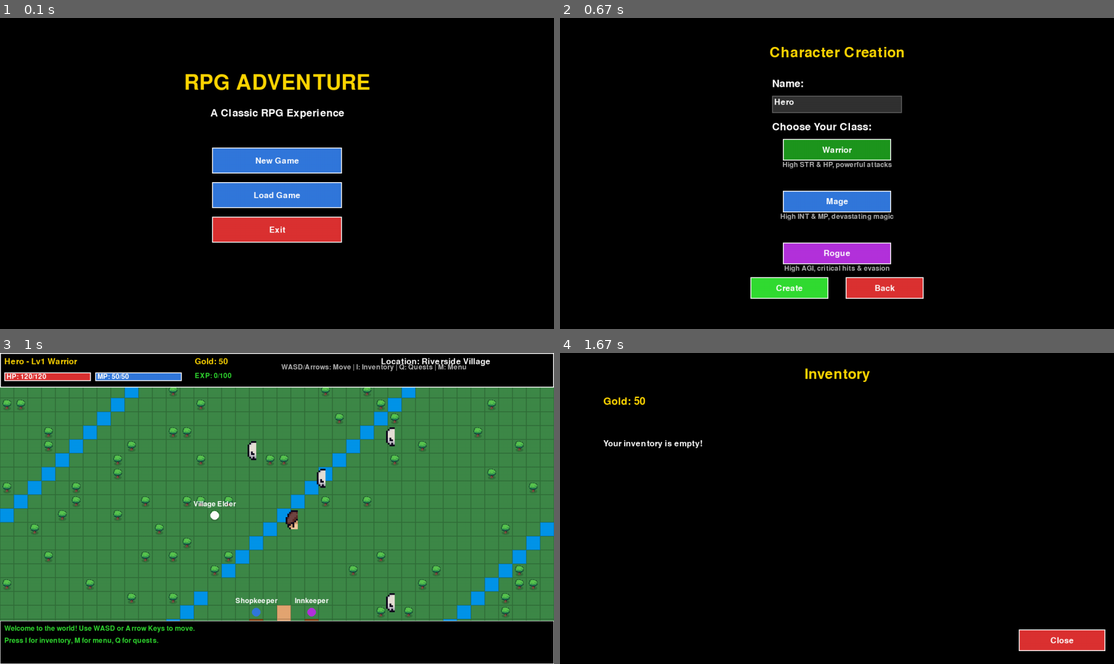
Above: before the commit, frames 1-4 (two rows, left to right).
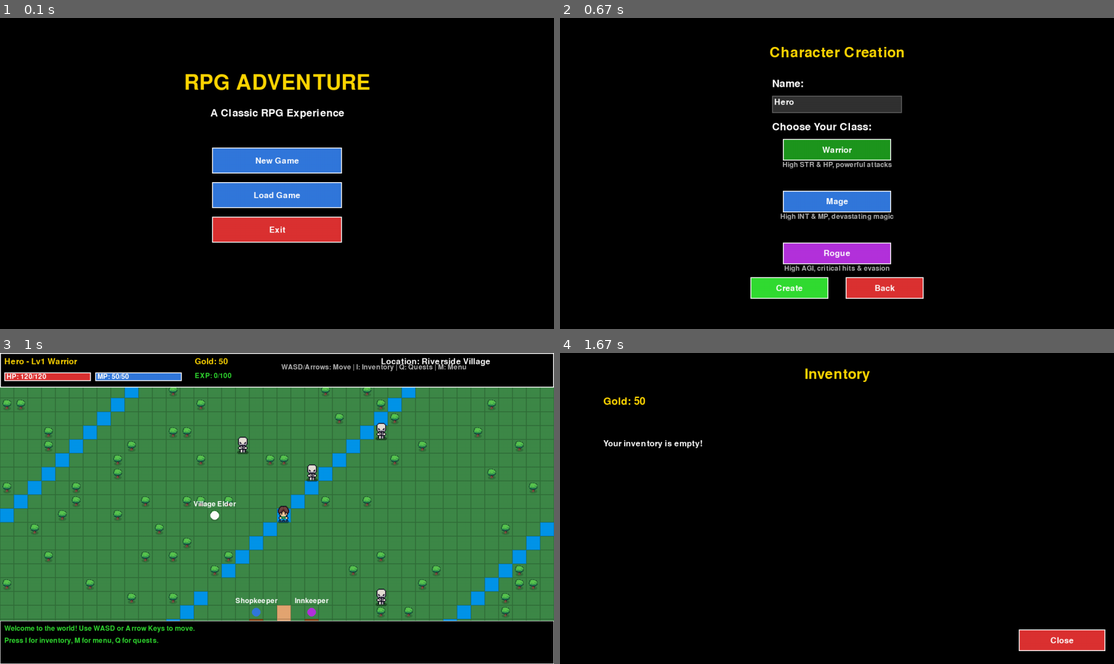
Above: after the commit, the same moments.

Repository: coder-5/RPG
Game: pygame game, started from pygame_gui.py
Same seed, same stepped clock (60 frames per second), same inputs: the game is played once before the commit and once after it.
Inputs:
- Up to frame 1 (0.1 s): no input
- Up to frame 2 (0.67 s): click "New Game" at 0.38 s
- Up to frame 3 (1 s): click "Create" at 0.72 s
- Up to frame 4 (1.67 s): tap I at 1 s

Frames 1-2 are identical in both runs. In frame 3, 1.0% of the frame differs, in the area x 42-72%, y 22-84%; in frame 4, nothing differs.

Commit message:
Fix player and enemy sprite cropping by using correct 32x32 extraction size
The player sprite sheet contains 32x32 pixel sprites, but the code was
only extracting 16x16 pixels, causing the character to appear cropped.
Updated both Player and Skeleton sprite extraction to use the correct
32x32 pixel dimensions.

🤖 Generated with [Claude Code](https://claude.com/claude-code)

Co-Authored-By: Claude <noreply@anthropic.com>

Diff:
--- a/pygame_gui.py
+++ b/pygame_gui.py
@@ -183,11 +183,11 @@
                 pygame.image.load("sprites/Active/Oak_Tree.png"),
                 (self.TILE_SIZE, self.TILE_SIZE))
 
-            # Load player sprite sheet and extract first frame
-            # Make player sprite larger (64x64) so it doesn't get cut off
+            # Load player sprite sheet and extract first frame (32x32)
+            # Player sprites in the sheet are 32x32, not 16x16
             player_sheet = pygame.image.load("sprites/Active/Player.png")
-            self.sprite_player = pygame.Surface((16, 16), pygame.SRCALPHA)
-            self.sprite_player.blit(player_sheet, (0, 0), (0, 0, 16, 16))
+            self.sprite_player = pygame.Surface((32, 32), pygame.SRCALPHA)
+            self.sprite_player.blit(player_sheet, (0, 0), (0, 0, 32, 32))
             self.sprite_player = pygame.transform.scale(self.sprite_player,
                 (self.TILE_SIZE * 2, self.TILE_SIZE * 2))
 
@@ -199,8 +199,8 @@
                 (self.TILE_SIZE * 2, self.TILE_SIZE * 2))
 
             skeleton_sheet = pygame.image.load("sprites/Active/Skeleton.png")
-            self.sprite_skeleton = pygame.Surface((16, 16), pygame.SRCALPHA)
-            self.sprite_skeleton.blit(skeleton_sheet, (0, 0), (0, 0, 16, 16))
+            self.sprite_skeleton = pygame.Surface((32, 32), pygame.SRCALPHA)
+            self.sprite_skeleton.blit(skeleton_sheet, (0, 0), (0, 0, 32, 32))
             self.sprite_skeleton = pygame.transform.scale(self.sprite_skeleton,
                 (self.TILE_SIZE * 2, self.TILE_SIZE * 2))
 
